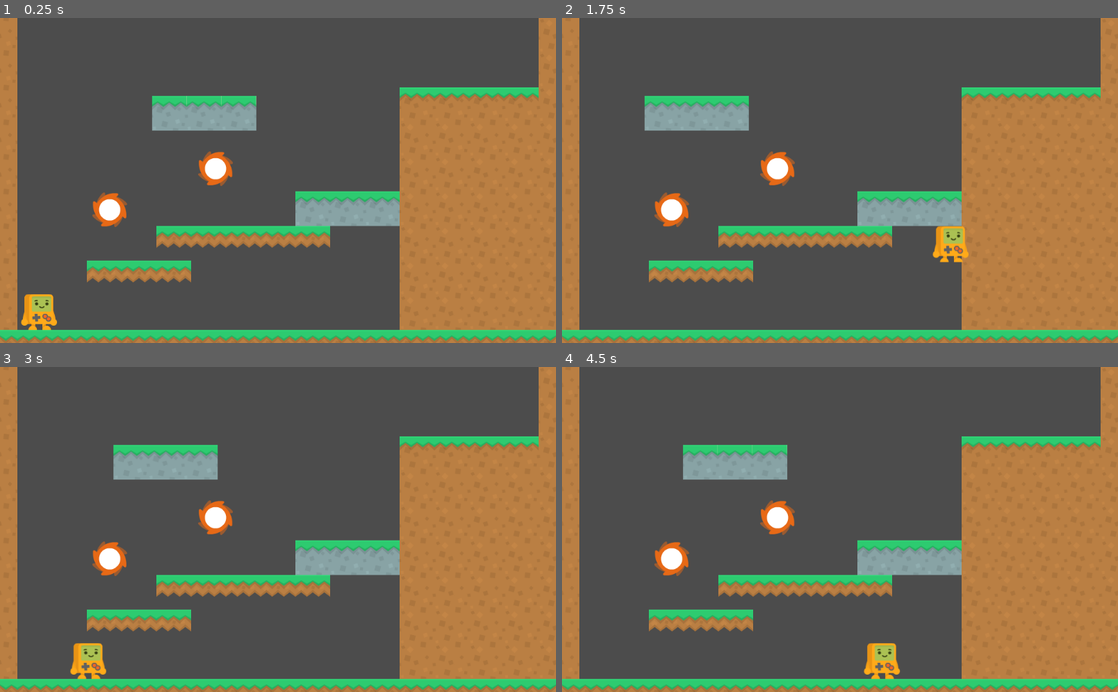
Above: before the commit, frames 1-4 (two rows, left to right).
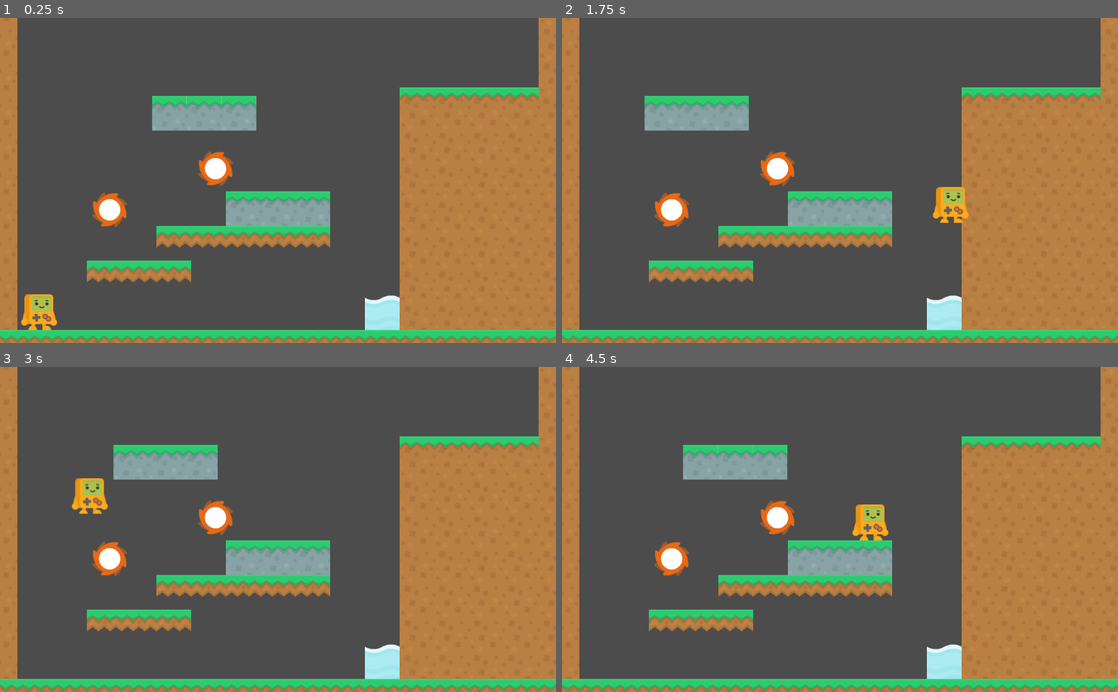
Above: after the commit, the same moments.

Repository: Norodix/GoGodot2
Game: Godot game, scene res://World.tscn
The game is run twice, just before and just after one commit, with the same random seed, the same clock (stepped at 60 frames per second) and the same inputs.
Inputs (mouse positions are in pixels of both pictures, inside the frame that each line leads up to):
- Up to frame 1 (0.25 s): no input
- Up to frame 2 (1.75 s): move the mouse to (962, 164) at 0.52 s; hold Right (ui_right) from 0.53 s (still down); click (962, 164) at 0.67 s; tap W (jump) at 0.77, 1.52 s; move the mouse to (728, 196) at 1.27 s
- Up to frame 3 (3 s): move the mouse to (333, 458) at 2.02 s; release Right (ui_right) at 2.03 s; hold Left (ui_left) 2.03-2.78 s; move the mouse to (250, 594) at 2.77 s; hold Right (ui_right) from 2.78 s (still down); click (250, 594) at 2.92 s
- Up to frame 4 (4.5 s): tap W (jump) at 3.02, 3.77 s; move the mouse to (1006, 578) at 3.52 s; move the mouse to (673, 480) at 4.27 s; release Right (ui_right) at 4.28 s; hold Left (ui_left) from 4.28 s (still down)

The runs differ from the first frame. In frame 1, 3.4% of the frame differs, in the area x 40-72%, y 53-97%; in frame 2, 4.0%; in frame 3, 4.5%, in the area x 12-72%, y 34-97%; in frame 4, 4.5%.

Commit message:
Boiling water uplift added, preparation for other field effects

Diff:
--- /dev/null
+++ b/EnergyStreamer/EnergyNodes/Water.gd
@@ -0,0 +1,20 @@
+extends Area2D
+
+
+export(float, 0, 1) var E = 1 #Energy
+export(float, 1, 10) var maxE = 1
+#Uplift field effect added to acceleration as a vector at unit E
+export(int, 0, 6000) var Uplift = 2000
+
+var FieldEffect : Vector2
+
+# Called when the node enters the scene tree for the first time.
+func _ready():
+	pass # Replace with function body.
+
+
+func _process(delta):
+	var s = max(E, 0.1) #Dont let it disappear
+	$Sprite.scale = Vector2(s, s)
+	FieldEffect = Vector2(0, - Uplift * E)
+	pass
--- /dev/null
+++ b/EnergyStreamer/EnergyNodes/Water.tscn
@@ -0,0 +1,22 @@
+[gd_scene load_steps=4 format=2]
+
+[ext_resource path="res://EnergyNodes/Water.gd" type="Script" id=1]
+[ext_resource path="res://Assets/Sprites/platformPack_tilesheet.png" type="Texture" id=2]
+
+[sub_resource type="RectangleShape2D" id=1]
+extents = Vector2( 24, 261 )
+
+[node name="Water" type="Area2D"]
+collision_layer = 6
+collision_mask = 0
+script = ExtResource( 1 )
+
+[node name="CollisionShape2D" type="CollisionShape2D" parent="."]
+position = Vector2( 0, -251 )
+shape = SubResource( 1 )
+
+[node name="Sprite" type="Sprite" parent="."]
+texture = ExtResource( 2 )
+hframes = 14
+vframes = 7
+frame = 4
--- a/EnergyStreamer/Player.gd
+++ b/EnergyStreamer/Player.gd
@@ -20,6 +20,16 @@
 	deceleration = max_speed / deceleration_time
 	jump_speed = - sqrt(2*gravity*jump_height) #mgh = mv^2 / 2 => v = sqrt(2*g*h)
 	pass
+
+func field_effect():
+	#Get overlapping fields
+	var effect = Vector2.ZERO
+	var fields = $FieldDetector.get_overlapping_areas()
+
+	for field in fields:
+		effect += field.FieldEffect
+
+	return effect
 
 func _physics_process(delta):
 	var right = Input.is_action_pressed("ui_right")
@@ -52,4 +62,7 @@
 		if ground:
 			velocity.y = jump_speed
 			snap = Vector2.ZERO
+
+	velocity += field_effect() * delta
+
 	velocity = move_and_slide_with_snap(velocity, snap, Vector2.UP)
--- a/EnergyStreamer/Player.tscn
+++ b/EnergyStreamer/Player.tscn
@@ -7,7 +7,12 @@
 [sub_resource type="RectangleShape2D" id=1]
 extents = Vector2( 20, 32 )
 
+[sub_resource type="CapsuleShape2D" id=2]
+radius = 16.0
+height = 32.0
+
 [node name="Player" type="KinematicBody2D"]
+collision_layer = 5
 script = ExtResource( 3 )
 
 [node name="CollisionShape2D" type="CollisionShape2D" parent="."]
@@ -21,3 +26,11 @@
 vframes = 2
 
 [node name="EnergyContoller" parent="." instance=ExtResource( 2 )]
+
+[node name="FieldDetector" type="Area2D" parent="."]
+collision_layer = 0
+collision_mask = 4
+
+[node name="CollisionShape2D" type="CollisionShape2D" parent="FieldDetector"]
+position = Vector2( 0, -32 )
+shape = SubResource( 2 )
--- a/EnergyStreamer/World.tscn
+++ b/EnergyStreamer/World.tscn
@@ -1,10 +1,11 @@
-[gd_scene load_steps=11 format=2]
+[gd_scene load_steps=12 format=2]
 
 [ext_resource path="res://Assets/Sprites/platformPack_tilesheet.png" type="Texture" id=1]
 [ext_resource path="res://Player.tscn" type="PackedScene" id=2]
 [ext_resource path="res://EnergyNodes/Fire.tscn" type="PackedScene" id=3]
 [ext_resource path="res://EnergyNodes/RisingPlatform.tscn" type="PackedScene" id=4]
 [ext_resource path="res://EnergyNodes/BouncingPlatform.tscn" type="PackedScene" id=5]
+[ext_resource path="res://EnergyNodes/Water.tscn" type="PackedScene" id=6]
 
 [sub_resource type="ConvexPolygonShape2D" id=2]
 points = PoolVector2Array( 64, 64, 0, 64, 0, 0, 64, 0 )
@@ -107,8 +108,11 @@
 position = Vector2( 397, 278 )
 
 [node name="RisingPlatform" parent="." instance=ExtResource( 4 )]
-position = Vector2( 640, 352 )
+position = Vector2( 512, 352 )
 maxE = 2.0
 
 [node name="BouncingPlatform" parent="." instance=ExtResource( 5 )]
 position = Vector2( 312, 176 )
+
+[node name="Water" parent="." instance=ExtResource( 6 )]
+position = Vector2( 704, 544 )
--- a/EnergyStreamer/project.godot
+++ b/EnergyStreamer/project.godot
@@ -47,6 +47,12 @@
  ]
 }
 
+[layer_names]
+
+2d_physics/layer_1="main"
+2d_physics/layer_2="EnergyNodesConnections"
+2d_physics/layer_3="FieldEffects"
+
 [physics]
 
 common/enable_pause_aware_picking=true
Not shown: 1 places in EnergyStreamer/Player.tscn that only renumber resources
Not shown, changed: TODO.md
